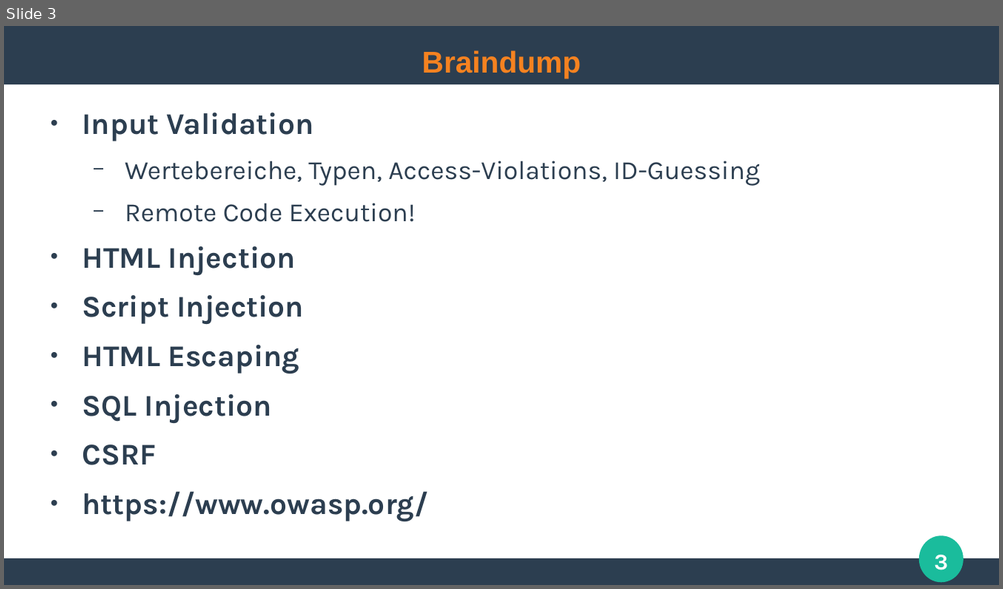
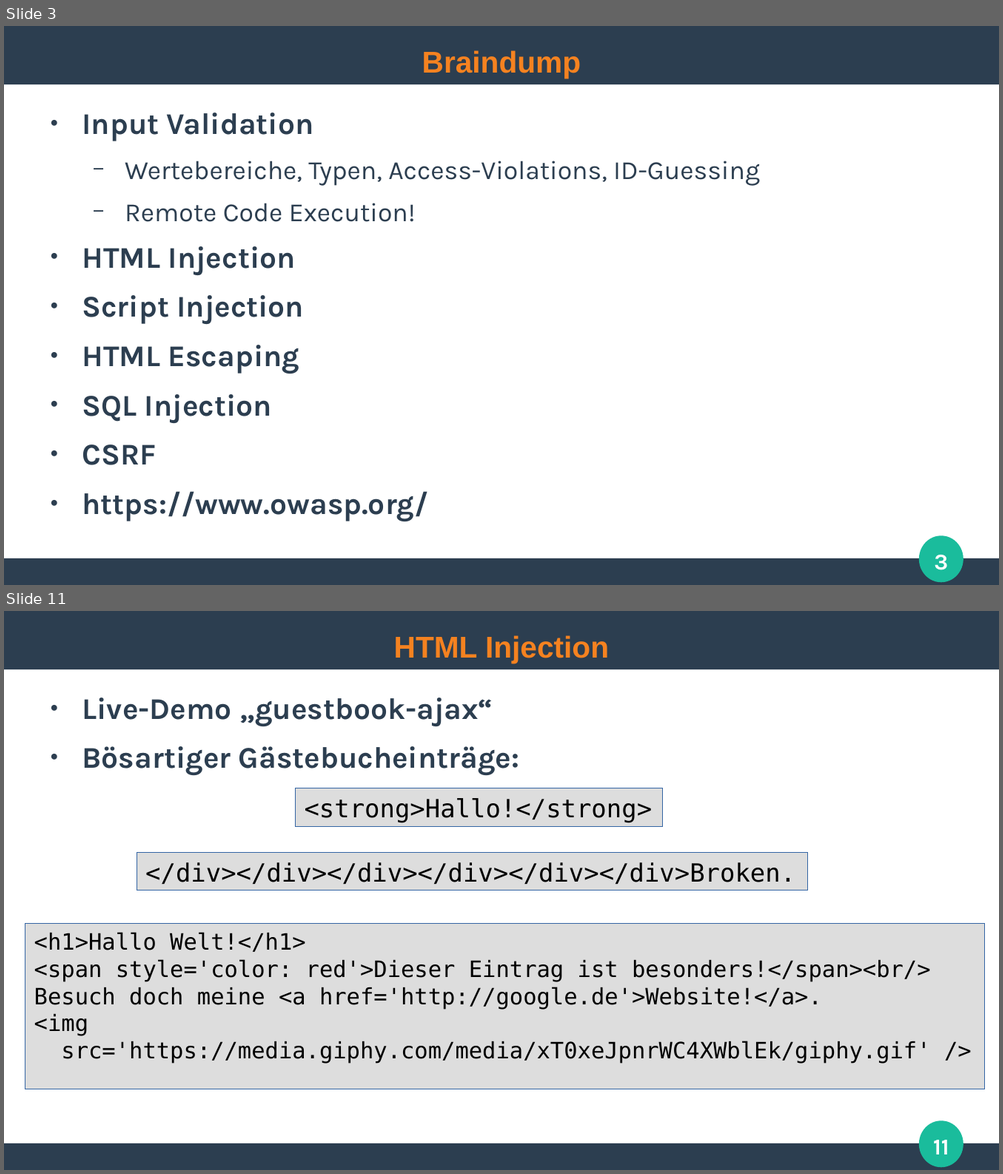
Before and after one commit to ghandmann/HS-AlbSig-WebAnwendungen2, a slide deck: Kapitel/06_WebSecurity.odp. Shown one above the other, each under a label of ours: slide 3 before the commit, slides 3 and 11 after it; the slides between them are not shown. The pictures are 1003x589 and 1003x1174 pixels, drawn with LibreOffice and Linux fonts; fonts in the diff are those of the drawing. Boxes give left, top, right and bottom in pixels: in the first picture for what was removed or moved away, otherwise in the second. Text is boxed around its words. In the diff, an @@ line names an element or a change of style, - is before the commit and + after.

Commit message:
Update slides

```diff
--- a/Kapitel/06_WebSecurity.odp
+++ b/Kapitel/06_WebSecurity.odp
@@ slide 11 added at [4, 611, 999, 1170], background #FFFFFF; not listed: 3 template elements that a slide beside it also shows @@
@@ title added at [394, 635, 609, 664], 24 pt, text #F58220, bold @@
+HTML Injection
@@ text added at [82, 698, 520, 775], 24 pt, text #2C3E50, bold @@
+● Live-Demo „guestbook-ajax“
+● Bösartiger Gästebucheinträge:
@@ rectangle added at [296, 789, 663, 826], fill #DDDDDD, outline #3465A4 0 pt, 20 pt, text #000000 @@
+<strong>Hallo!</strong>
@@ rectangle added at [136, 853, 808, 891], fill #DDDDDD, outline #3465A4 0 pt, 20 pt, text #000000 @@
+</div></div></div></div></div></div>Broken.
@@ rectangle added at [25, 923, 985, 1089], fill #DDDDDD, outline #3465A4 0 pt, 18 pt, text #000000 @@
+<h1>Hallo Welt!</h1>
+<span style='color: red'>Dieser Eintrag ist besonders!</span><br/>
+Besuch doch meine <a href='http://google.de'>Website!</a>.
+<img
+src='https://media.giphy.com/media/xT0xeJpnrWC4XWblEk/giphy.gif' />
@@ page number added at [933, 1140, 949, 1155], 18 pt, text #FFFFFF, bold @@
+11
```
Also in this commit, not shown: 17 other slides added.
